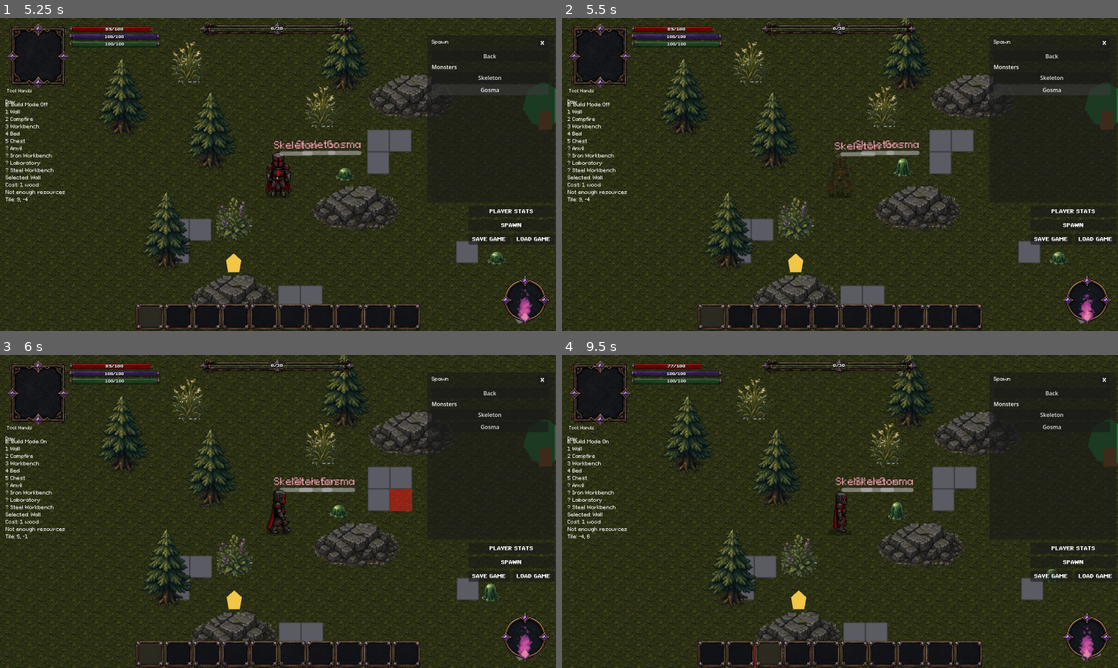
Above: before the commit, frames 1-4 (two rows, left to right).
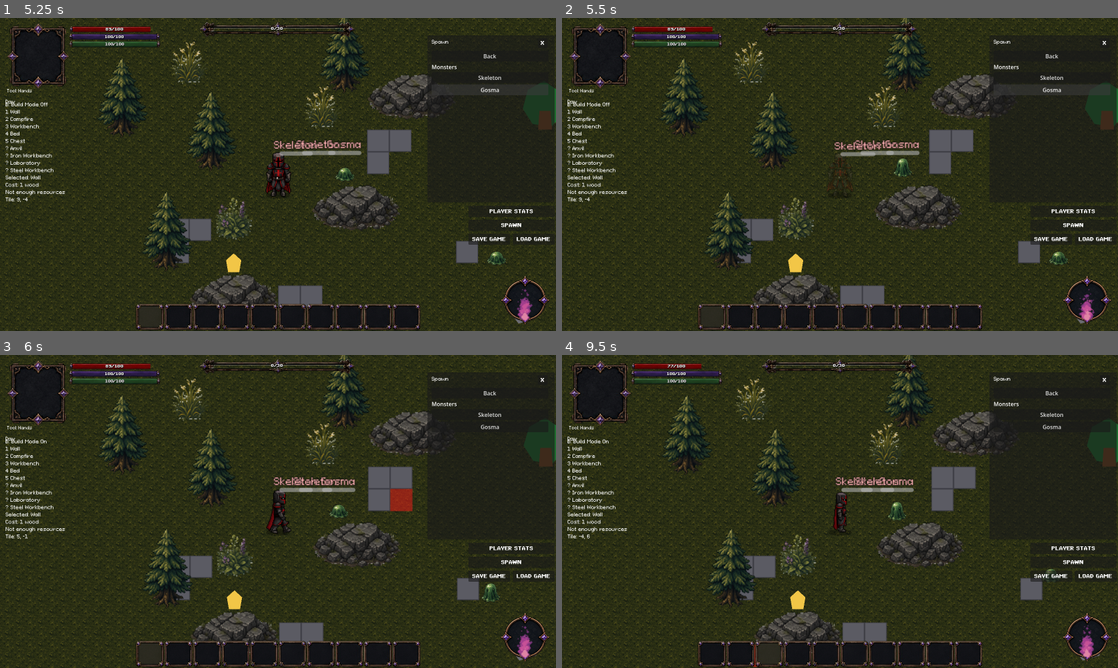
Above: after the commit, the same moments.

Repository: ramonsamagaio/Oathwake-Main
Game: Godot game, scene res://scenes/Main.tscn
The game is run twice, just before and just after one commit, with the same random seed, the same clock (stepped at 60 frames per second) and the same inputs. This scene is started directly instead of the project's main scene.
Inputs (mouse positions are in pixels of both pictures, inside the frame that each line leads up to):
- Up to frame 1 (5.25 s): click "PLAYER STATS" at 0.5 s; click "APPLY" at 1.25 s; click "SPAWN" at 2 s; click "Natural map spawn" at 2.75 s; click "Monsters" at 3.5 s; click "Skeleton" at 4.25 s; click "Gosma" at 5 s
- Up to frame 2 (5.5 s): no input
- Up to frame 3 (6 s): tap Enter at 5.75 s; move the mouse to (400, 495) at 5.77 s; hold D from 5.78 s (still down); tap B at 5.85 s; click (400, 495) at 5.92 s
- Up to frame 4 (9.5 s): tap Space at 6.02 s; release D at 6.5 s; click (840, 652) at 6.5 s; click (712, 652) at 7.25 s; click (739, 652) at 8 s; click (767, 652) at 8.75 s

Frame 1 is identical in both runs. In frame 2, less than 0.1% of the frame differs, in the area x 34-87%, y 35-93%; in frame 3, 0.2%; in frame 4, 3.7%, in the area x 0-100%, y 0-100%.

Commit message:
Restore tree collision nodes after feedback script swap

Diff:
--- a/scenes/Tree.tscn
+++ b/scenes/Tree.tscn
@@ -28,3 +28,12 @@
 [node name="Trunk" type="Polygon2D" parent="."]
 color = Color(0.46, 0.27, 0.12, 1)
 polygon = PackedVector2Array(-8, 5, 8, 5, 10, 32, -10, 32)
+
+[node name="InteractionShape" type="CollisionShape2D" parent="."]
+shape = SubResource("CircleShape2D_interaction")
+
+[node name="StaticBody2D" type="StaticBody2D" parent="."]
+position = Vector2(0, 18)
+
+[node name="CollisionShape2D" type="CollisionShape2D" parent="StaticBody2D"]
+shape = SubResource("RectangleShape2D_trunk_collision")
